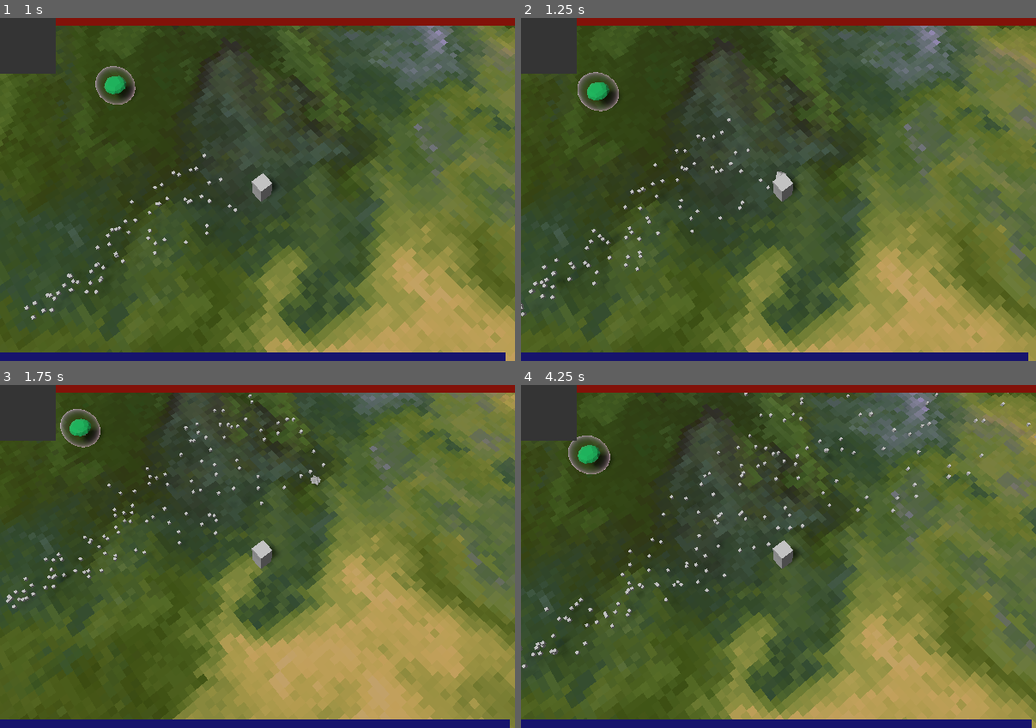
Above: before the commit, frames 1-4 (two rows, left to right).
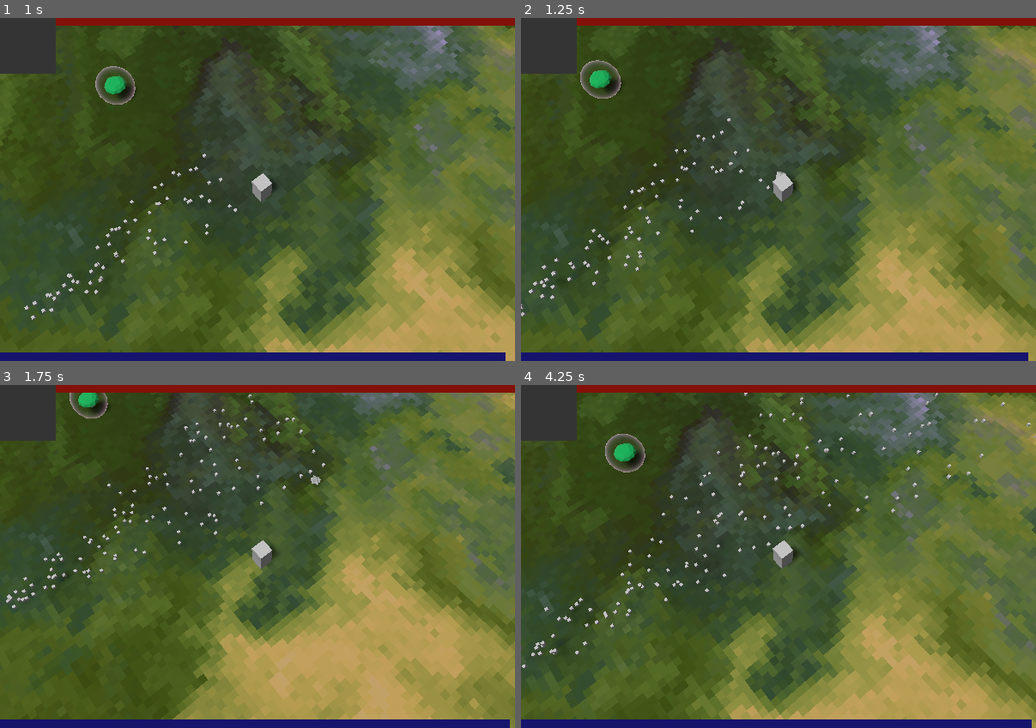
Above: after the commit, the same moments.

Repository: DominicSimone/particle-wizard
Game: Godot game, scene res://main.tscn
The game is run twice, just before and just after one commit, with the same random seed, the same clock (stepped at 60 frames per second) and the same inputs.
Inputs (mouse positions are in pixels of both pictures, inside the frame that each line leads up to):
- Up to frame 1 (1 s): move the mouse to (370, 172) at 0.52 s; hold D (move_right) from 0.53 s (still down); click (370, 172) at 0.67 s
- Up to frame 2 (1.25 s): keep holding D (move_right)
- Up to frame 3 (1.75 s): move the mouse to (154, 573) at 1.27 s; release D (move_right) at 1.28 s; hold S (move_backward) from 1.28 s (still down)
- Up to frame 4 (4.25 s): move the mouse to (830, 481) at 2.02 s; release S (move_backward) at 2.03 s; hold D (move_right) 2.03-2.78 s; move the mouse to (752, 625) at 2.77 s; hold W (move_forward) 2.78-3.53 s; click (752, 625) at 2.92 s; move the mouse to (933, 607) at 3.52 s; hold A (move_left) from 3.53 s (still down)

Frame 1 is identical in both runs. In frame 2, 0.8% of the frame differs, in the area x 11-20%, y 12-28%; in frame 3, 0.8%; in frame 4, 1.0%, in the area x 9-25%, y 14-26%.

Commit message:
Meta condition examples and better Shimmy

Diff:
--- a/project.godot
+++ b/project.godot
@@ -9,6 +9,11 @@
 config_version=4
 
 _global_script_classes=[ {
+"base": "Condition",
+"class": "AllOf",
+"language": "GDScript",
+"path": "res://scripts/state machine/conditions/AllOf.gd"
+}, {
 "base": "Reference",
 "class": "Behavior",
 "language": "GDScript",
@@ -29,10 +34,25 @@
 "language": "GDScript",
 "path": "res://scripts/state machine/EEvent.gd"
 }, {
+"base": "Reference",
+"class": "EntityKnowledge",
+"language": "GDScript",
+"path": "res://scripts/EntityKnowledge.gd"
+}, {
 "base": "Behavior",
 "class": "Idle",
 "language": "GDScript",
 "path": "res://scripts/state machine/behaviors/Idle.gd"
+}, {
+"base": "Condition",
+"class": "NOf",
+"language": "GDScript",
+"path": "res://scripts/state machine/conditions/NOf.gd"
+}, {
+"base": "Condition",
+"class": "NoneOf",
+"language": "GDScript",
+"path": "res://scripts/state machine/conditions/NoneOf.gd"
 }, {
 "base": "Spatial",
 "class": "ParticleCollider",
@@ -80,11 +100,15 @@
 "path": "res://scripts/Util.gd"
 } ]
 _global_script_class_icons={
+"AllOf": "",
 "Behavior": "",
 "Cast": "",
 "Condition": "",
 "EEvent": "",
+"EntityKnowledge": "",
 "Idle": "",
+"NOf": "",
+"NoneOf": "",
 "ParticleCollider": "",
 "RandomChance": "",
 "SMBuilder": "",
--- a/scripts/Enemy.gd
+++ b/scripts/Enemy.gd
@@ -13,7 +13,7 @@
 			}
 		],
 		"shimmy": [
-			[Shimmy.new()],
+			[Shimmy.new(3, 0.5)],
 			{
 				"stop_and_shoot": [Timed.new(10), RandomChance.new(0.1)]
 			}
@@ -21,20 +21,24 @@
 		"stop_and_shoot": [
 			[Cast.new(preload("res://PlayerShot.tscn"), 0, 1)],
 			{
-				"shimmy": [Timed.new(2)]
+				"shimmy": [Timed.new(1.5)]
 			}
 		]
 	})
 	state.on_entry(self)
 
-func _process(delta: float) -> void:
-	state.act(delta)
-	var next_state = state.evaluate(EEvent.Types.TIME_DELTA, delta)
+func change_state(type: int, payload):
+	var next_state = state.evaluate(type, payload)
 	if next_state:
 		state.on_exit()
 		state = next_state
 		state.on_entry(self)
 
+func _process(delta: float) -> void:
+	state.act(delta)
+	change_state(EEvent.Types.TIME_DELTA, delta)
+
 func _on_Enemy_body_entered(body: Node) -> void:
 	health -= 1
+	change_state(EEvent.Types.ON_HIT, 1)
 	body.queue_free()
--- /dev/null
+++ b/scripts/EntityKnowledge.gd
@@ -0,0 +1,3 @@
+class_name EntityKnowledge
+
+var target: Vector3
--- a/scripts/state machine/Behavior.gd
+++ b/scripts/state machine/Behavior.gd
@@ -8,6 +8,6 @@
 func reset():
 	pass
 
-# TODO
+# TODO pass in EntityKnowledge
 func act(delta: float):
 	pass
--- a/scripts/state machine/EEvent.gd
+++ b/scripts/state machine/EEvent.gd
@@ -2,5 +2,6 @@
 
 enum Types {
 	ON_HIT,
-	TIME_DELTA
+	TIME_DELTA,
+	SHIELD_HIT
 }
--- a/scripts/state machine/behaviors/Shimmy.gd
+++ b/scripts/state machine/behaviors/Shimmy.gd
@@ -1,9 +1,23 @@
 class_name Shimmy extends Behavior
 
 var internal_timer = 0
+var direction = random_direction()
+var change_dir_time = 1
+var speed = 1
+
+func reset():
+	internal_timer = 0
+
+func _init(spd: float, dir_time: float):
+	speed = spd
+	change_dir_time = dir_time
 
 func act(delta: float):
-	internal_timer += delta * 2
-	var sin_movement = sin(internal_timer) / 20
-	var cos_movement = cos(internal_timer) / 20
-	spatial.translate(Vector3(sin_movement, 0, cos_movement))
+	internal_timer += delta
+	if internal_timer > change_dir_time:
+		internal_timer = 0
+		direction = random_direction()
+	spatial.translate(direction * speed * delta)
+
+func random_direction():
+	return Vector3(randi() % 3 - 1, 0, randi() % 3 - 1).normalized()
--- /dev/null
+++ b/scripts/state machine/conditions/AllOf.gd
@@ -0,0 +1,16 @@
+class_name AllOf extends Condition
+
+var conditions_list := []
+
+func _init(conditions: Array):
+	conditions_list = conditions
+
+func reset():
+	for condition in conditions_list:
+		condition.reset()
+
+func evaluate(e_event, payload) -> bool:
+	for condition in conditions_list:
+		if not condition.evaluate(e_event, payload):
+			return false
+	return true
--- /dev/null
+++ b/scripts/state machine/conditions/NOf.gd
@@ -0,0 +1,21 @@
+class_name NOf extends Condition
+
+var conditions_list := []
+var n: int
+
+func _init(num: int, conditions: Array):
+	conditions_list = conditions
+	n = num
+
+func reset():
+	for condition in conditions_list:
+		condition.reset()
+
+func evaluate(e_event, payload) -> bool:
+	var true_conditions = 0
+	for condition in conditions_list:
+		if condition.evaluate(e_event, payload):
+			true_conditions += 1
+	if true_conditions > n:
+		return true
+	return false
--- /dev/null
+++ b/scripts/state machine/conditions/NoneOf.gd
@@ -0,0 +1,16 @@
+class_name NoneOf extends Condition
+
+var conditions_list := []
+
+func _init(conditions: Array):
+	conditions_list = conditions
+
+func reset():
+	for condition in conditions_list:
+		condition.reset()
+
+func evaluate(e_event, payload) -> bool:
+	for condition in conditions_list:
+		if condition.evaluate(e_event, payload):
+			return false
+	return true
